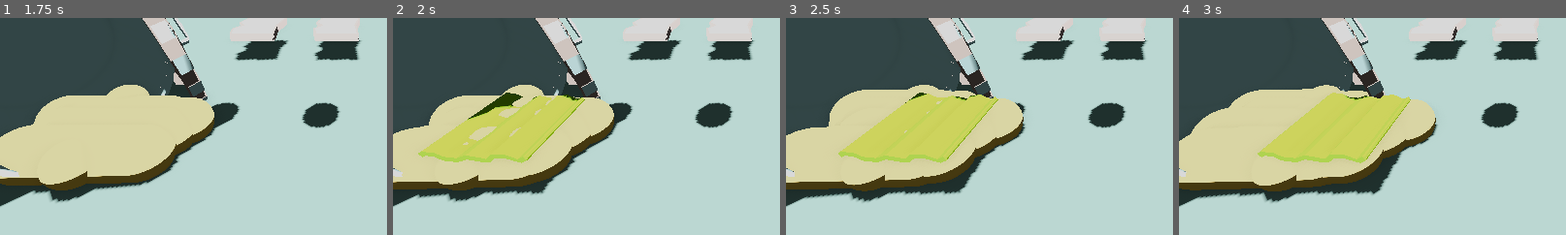
Above: before the commit, frames 1-4 (left to right).
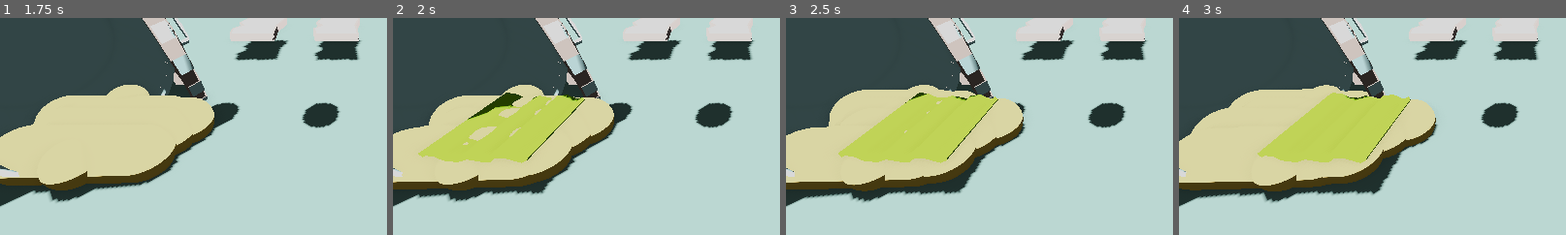
Above: after the commit, the same moments.

Repository: gabrield67/Sandwich-Shop
Game: Godot game, scene res://scenes/game_art.tscn
The game is run twice, just before and just after one commit, with the same random seed, the same clock (stepped at 60 frames per second) and the same inputs. This scene is started directly instead of the project's main scene.
Inputs (mouse positions are % of the whole screen's width and height, from its top left):
- Up to frame 1 (1.75 s): move the mouse to (45, 70) at 0.52 s; click (45, 70) at 0.67 s; drag from (80, 65) to (45, 70) at 1.27 s
- Up to frame 2 (2 s): no input
- Up to frame 3 (2.5 s): move the mouse to (20, 35) at 2.02 s; click (20, 35) at 2.17 s
- Up to frame 4 (3 s): drag from (55, 50) to (20, 35) at 2.77 s
The pictures show only the part of the screen within x 3-53%, y 48-98%; the shares and areas given below are measured in that part.

Frame 1 is identical in both runs. In frame 2, less than 0.1% of the frame differs, in the area x 21-50%, y 35-66%; in frame 3, less than 0.1%; in frame 4, less than 0.1%.
Error in both runs: Invalid access to property or key 'conveyor_move_speed' on a base object of type 'null instance'. (res://scenes/game_manager.gd:74)

Commit message:
radiation crystal

Diff:
--- a/colors/lettuceGreen.tres
+++ b/colors/lettuceGreen.tres
@@ -4,5 +4,7 @@
 diffuse_mode = 3
 specular_mode = 1
 albedo_color = Color(0.5176471, 0.8, 0.08627451, 1)
-roughness = 0.65
-clearcoat = 0.0
+roughness = 0.0
+clearcoat_enabled = true
+clearcoat = 0.74
+clearcoat_roughness = 0.48
--- /dev/null
+++ b/models/radiation_crystal.tscn
@@ -0,0 +1,11 @@
+[gd_scene format=3 uid="uid://3w0ijqffplj7"]
+
+[ext_resource type="PackedScene" uid="uid://bl0sqjucedn1b" path="res://models/largeCrystal.glb" id="1_bd5eq"]
+[ext_resource type="Material" uid="uid://dpsrxlweilyva" path="res://colors/lettuceGreen.tres" id="2_ul7d2"]
+
+[node name="radiationCrystal" unique_id=1601865548 instance=ExtResource("1_bd5eq")]
+transform = Transform3D(-0.8660254, 0, -0.50000006, 0, 1, 0, 0.50000006, 0, -0.8660254, 0, 0, 0)
+
+[node name="Cube" parent="." index="0" unique_id=377689673]
+transform = Transform3D(0.49107096, 0, -0.87111956, 0, 1, 0, 0.87111956, 0, 0.49107096, 0, 0, 0)
+surface_material_override/0 = ExtResource("2_ul7d2")
Binary file added: models/largeCrystal.glb
Not shown, added: models/largeCrystal.glb.import
